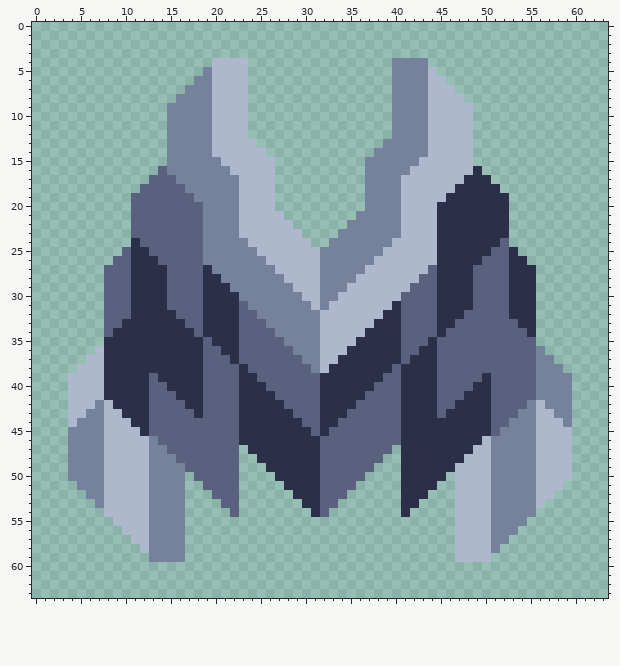
File history of a pixel-art sprite, sprites/blocks/turrets/fume/11e-04-fume.png. The picture above is the old version.
The file is 64x64 pixels.
After the commit:
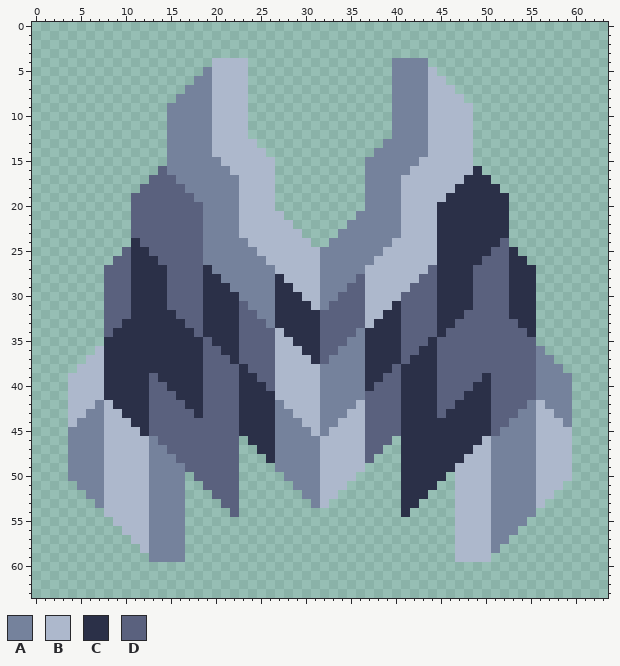
Palette (. is transparent): A #75829c  B #adb8cc  C #2b3048  D #5a617e
What changed:
y 28: x 27 A -> C; x 36 B -> D
y 29: x 27..28 AA -> CC; x 35..36 BB -> DD
y 30: x 27..29 AAA -> CCC; x 34..36 BBB -> DDD
y 31: x 27..30 AAAA -> CCCC; x 33..36 BBBB -> DDDD
y 32..33: x 27..36 AAAAABBBBB -> CCCCCDDDDD
y 34: x 27..36 AAAAABBBBB -> BCCCCDDDDA
y 35: x 27..36 DAAAABBBBC -> BBCCCDDDAA
y 36: x 27..36 DDAAABBBCC -> BBBCCDDAAA
y 37: x 27..36 DDDAABBCCC -> BBBBCDAAAA
y 38: x 27..36 DDDDABCCCC -> BBBBBAAAAA
y 39..41: x 27..36 DDDDDCCCCC -> BBBBBAAAAA
y 42: x 27..36 CDDDDCCCCD -> ABBBBAAAAB
y 43: x 27..36 CCDDDCCCDD -> AABBBAAABB
y 44: x 27..36 CCCDDCCDDD -> AAABBAABBB
y 45: x 27..36 CCCCDCDDDD -> AAAABABBBB
y 46: x 23 C -> .; x 27..36 CCCCCDDDDD -> AAAAABBBBB; x 40 D -> .
y 47: x 24 C -> .; x 27..36 CCCCCDDDDD -> AAAAABBBBB; x 39 D -> .
y 48: x 25 C -> .; x 27..36 CCCCCDDDDD -> AAAAABBBBB; x 38 D -> .
y 49: x 26..37 CCCCCCDDDDDD -> .AAAAABBBBB.
y 50: x 27..36 CCCCCDDDDD -> .AAAABBBB.
y 51: x 28..35 CCCCDDDD -> .AAABBB.
y 52: x 29..34 CCCDDD -> .AABB.
y 53: x 30..33 CCDD -> .AB.
y 54: x 31..32 CD -> ..
Where, in picture pixels (left, top, right, bottom), the same in both pictures:
changed: (239, 274, 401, 517)
